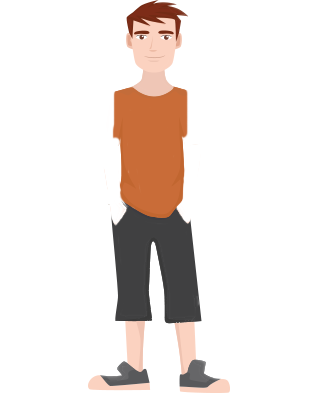
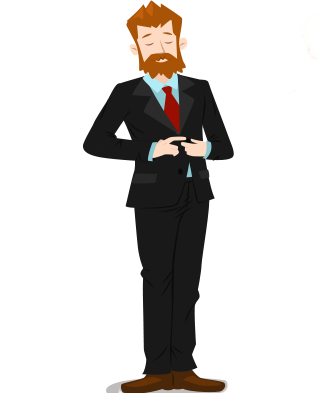
Before/after of a 318 × 393 layered artwork. What changed in the layer stack:
showed "adulto", painted on it over [83,0,318,393]
hid "joven copia 2" over [88,0,230,393]
